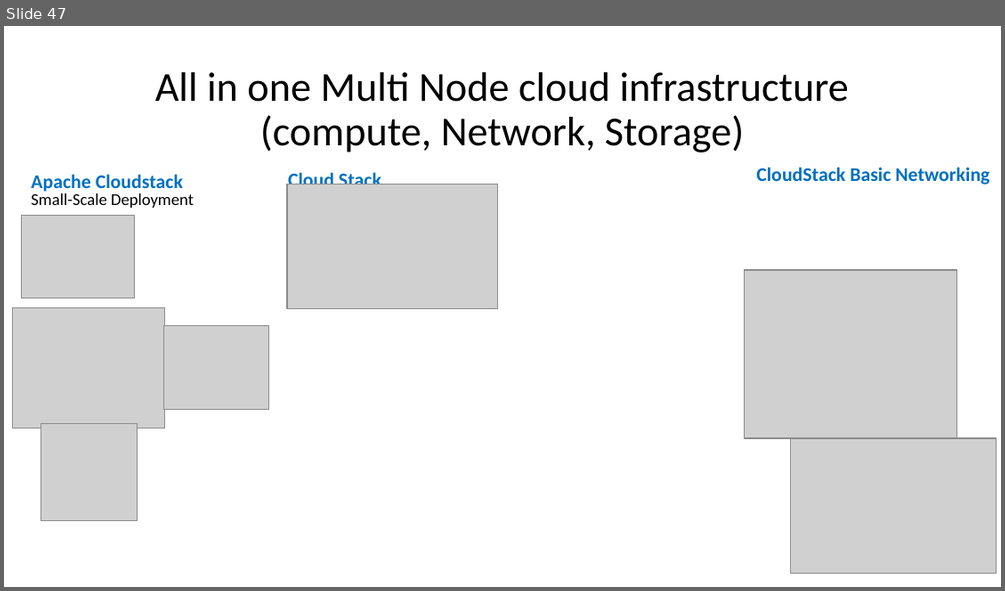
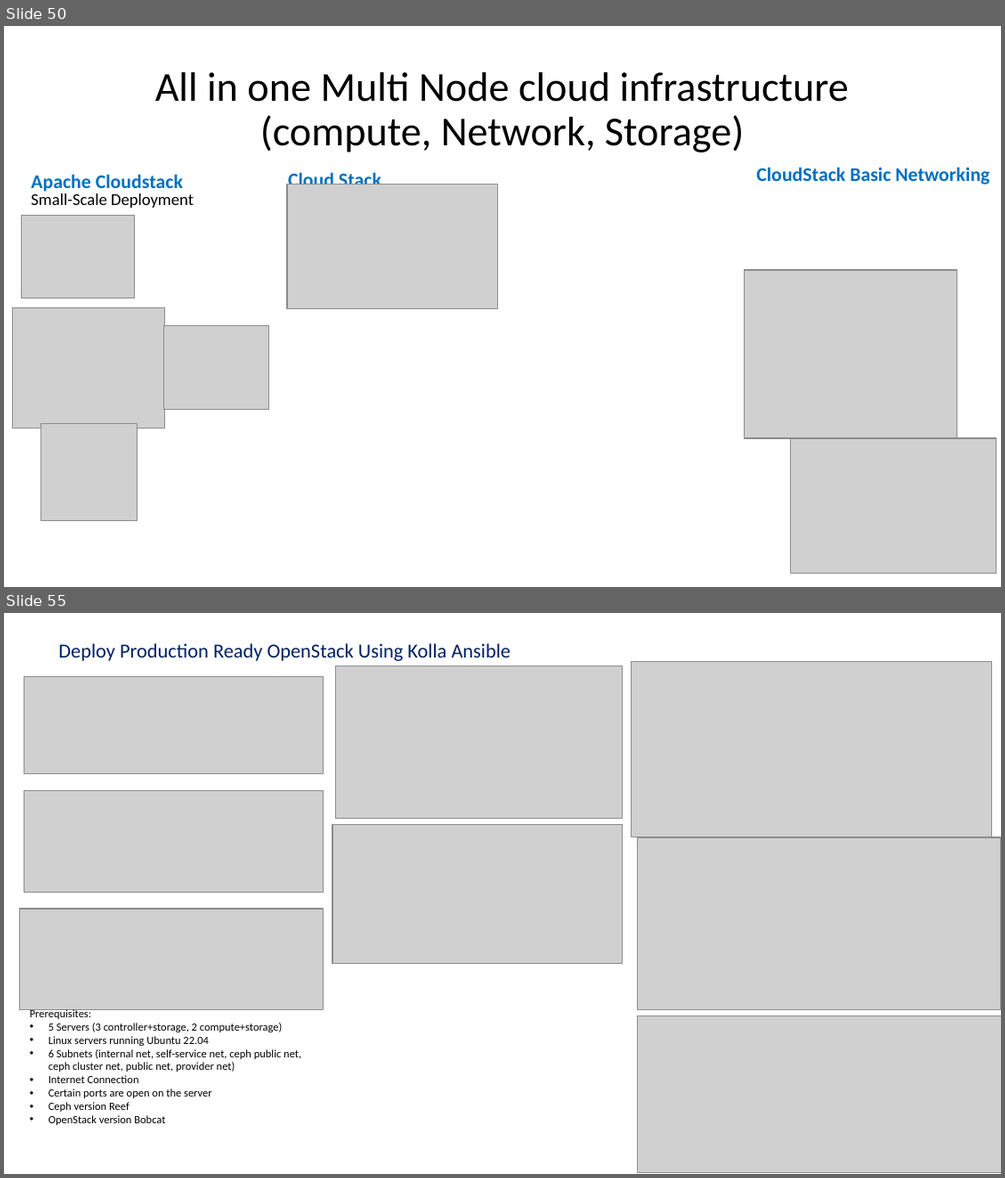
Before and after one commit to amelcharolinesgn2/ClouD-Infrastructure-SISKA-2025, a slide deck: Cource_LAB_Kolla Ansible OpenStack Installation-Ubuntu server22-04.pptx. Shown one above the other, each under a label of ours: slide 47 before the commit, slides 50 and 55 after it; the slides between them are not shown. The pictures are 1005x591 and 1005x1178 pixels, drawn with LibreOffice and Linux fonts; fonts in the diff are those of the drawing; grey boxes stand for pictures. Boxes give left, top, right and bottom in pixels: in the first picture for what was removed or moved away, otherwise in the second. Text is boxed around its words. In the diff, an @@ line names an element or a change of style, - is before the commit and + after.

```diff
--- a/Cource_LAB_Kolla Ansible OpenStack Installation-Ubuntu server22-04.pptx
+++ b/Cource_LAB_Kolla Ansible OpenStack Installation-Ubuntu server22-04.pptx
@@ slide 55 added at <box>4,613,1001,1174</box>, background #FFFFFF @@
@@ title added at <box>58,643,511,661</box>, 14.4 pt, text #002060 @@
+Deploy Production Ready OpenStack Using Kolla Ansible
@@ picture added at <box>335,666,622,819</box> @@
@@ picture added at <box>631,662,992,837</box> @@
@@ picture added at <box>24,677,323,774</box> @@
@@ picture added at <box>24,790,323,892</box> @@
@@ picture added at <box>333,824,622,963</box> @@
@@ picture added at <box>638,837,1001,1010</box> @@
@@ picture added at <box>20,909,324,1010</box> @@
@@ text added at <box>30,1008,301,1125</box>, 8 pt, text #000000 @@
+Prerequisites:
+• 5 Servers (3 controller+storage, 2 compute+storage)
+• Linux servers running Ubuntu 22.04
+• 6 Subnets (internal net, self-service net, ceph public net, ceph cluster net, public net, provider net)
+• Internet Connection
+• Certain ports are open on the server
+• Ceph version Reef
+• OpenStack version Bobcat
@@ picture added at <box>638,1015,1001,1172</box> @@
@@ what was slide 47 is now slide 50 @@
```
Also in this commit, not shown: 4 slides changed, 8 other slides added, 4 other files.
